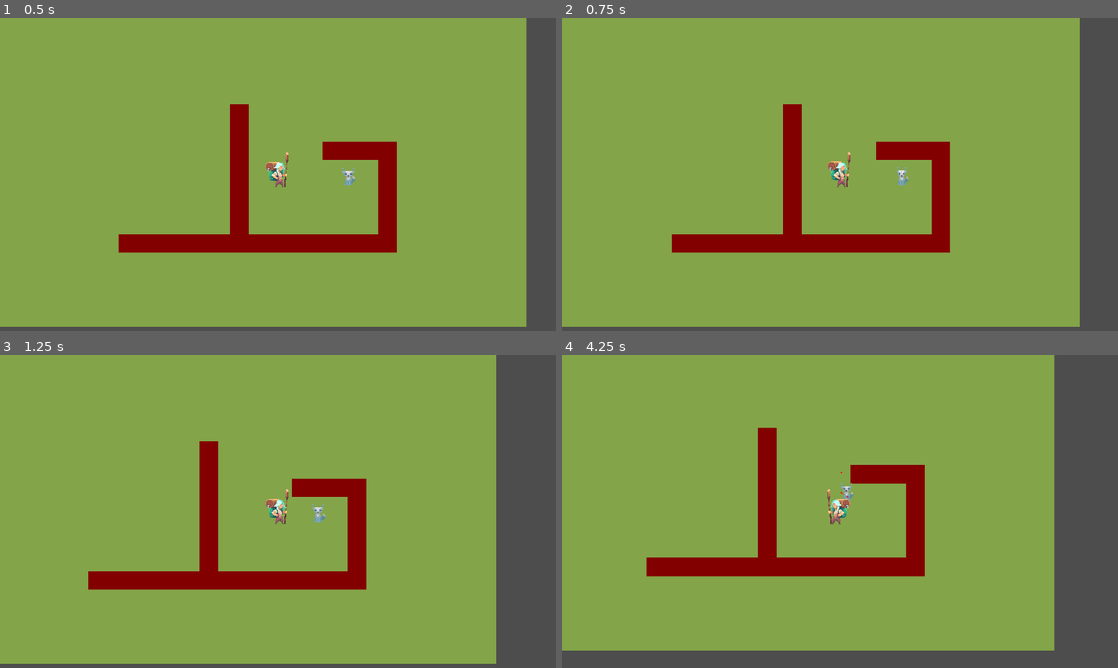
Above: before the commit, frames 1-4 (two rows, left to right).
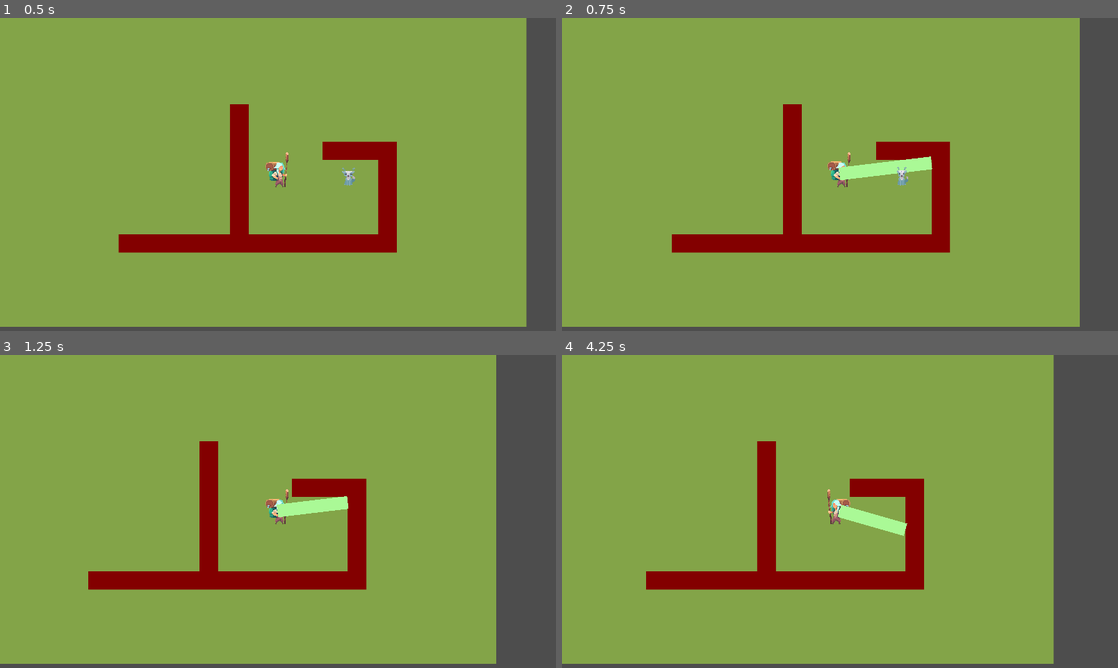
Above: after the commit, the same moments.

Repository: freddder/Pirate_Software_Jam_16
Game: Godot game, scene res://Scenes/map.tscn
Same seed, same stepped clock (60 frames per second), same inputs: the game is played once before the commit and once after it. The engine's default icon, where the game draws it, is replaced by a stand-in: a white triangle on a blue panel in a dark square.
Inputs (mouse positions are in pixels of both pictures, inside the frame that each line leads up to):
- Up to frame 1 (0.5 s): no input
- Up to frame 2 (0.75 s): move the mouse to (962, 158) at 0.52 s; hold Right (ui_right) from 0.53 s (still down); hold Space (ui_select) from 0.53 s (still down)
- Up to frame 3 (1.25 s): keep holding Right (ui_right); keep holding Space (ui_select)
- Up to frame 4 (4.25 s): move the mouse to (728, 527) at 1.27 s; release Right (ui_right) at 1.28 s; release Space (ui_select) at 1.28 s; hold Down (ui_down) 1.28-2.03 s; tap Space (ui_select) at 1.35, 1.52, 1.82, 2.85, 3.02, 3.32 s; move the mouse to (895, 442) at 2.02 s; hold Right (ui_right) 2.03-2.78 s; hold Space (ui_select) 2.03-2.78 s; move the mouse to (812, 574) at 2.77 s; hold Up (ui_up) 2.78-3.53 s; move the mouse to (1006, 558) at 3.52 s; hold Left (ui_left) from 3.53 s (still down); hold Space (ui_select) from 3.53 s (still down)

Frame 1 is identical in both runs. In frame 2, 0.7% of the frame differs, in the area x 49-67%, y 44-52%; in frame 3, 0.6%; in frame 4, 10%, in the area x 0-89%, y 0-99%.

Commit message:
Laser go brrrr
it is assigned to "ui_select" for now

Diff:
--- a/Scenes/base_animal.tscn
+++ b/Scenes/base_animal.tscn
@@ -113,7 +113,9 @@
 position = Vector2(2, 0)
 shape = SubResource("CapsuleShape2D_oiejx")
 
-[node name="Area2D" type="Area2D" parent="."]
+[node name="Area2D" type="Area2D" parent="." groups=["die"]]
+collision_layer = 2
+collision_mask = 2
 
 [node name="hit_area" type="CollisionShape2D" parent="Area2D"]
 position = Vector2(2, 0)
@@ -132,4 +134,4 @@
 [node name="Wander" type="Node" parent="StateMachine"]
 script = ExtResource("5_s07up")
 
-[connection signal="area_shape_entered" from="Area2D" to="." method="_on_area_2d_area_shape_entered"]
+[connection signal="area_entered" from="Area2D" to="." method="_on_area_2d_area_entered"]
--- a/Scenes/golem.tscn
+++ b/Scenes/golem.tscn
@@ -1,7 +1,8 @@
-[gd_scene load_steps=13 format=3 uid="uid://bd74mkhe1hxkk"]
+[gd_scene load_steps=14 format=3 uid="uid://bd74mkhe1hxkk"]
 
 [ext_resource type="Script" path="res://Scripts/golem.gd" id="1_o5vha"]
 [ext_resource type="Texture2D" uid="uid://d4er0u8pt4qae" path="res://Spirites/Golem/NPC Merchant-idle.png" id="2_mlc4t"]
+[ext_resource type="PackedScene" uid="uid://dhvluwrl4rjwm" path="res://Scenes/laser.tscn" id="3_pqdjg"]
 
 [sub_resource type="AtlasTexture" id="AtlasTexture_j6tsg"]
 atlas = ExtResource("2_mlc4t")
@@ -101,3 +102,6 @@
 shape = SubResource("CapsuleShape2D_0octc")
 
 [node name="Camera2D" type="Camera2D" parent="."]
+
+[node name="laser" parent="." instance=ExtResource("3_pqdjg")]
+position = Vector2(-1, -1)
--- a/Scenes/laser.tscn
+++ b/Scenes/laser.tscn
@@ -1,34 +1,29 @@
-[gd_scene load_steps=5 format=3 uid="uid://dhvluwrl4rjwm"]
+[gd_scene load_steps=4 format=3 uid="uid://dhvluwrl4rjwm"]
 
 [ext_resource type="Script" path="res://Scripts/laser.gd" id="1_6b8ny"]
 [ext_resource type="Texture2D" uid="uid://bklgrqi23xfae" path="res://icon.svg" id="2_764yq"]
 
-[sub_resource type="SpriteFrames" id="SpriteFrames_awpa4"]
-animations = [{
-"frames": [{
-"duration": 1.0,
-"texture": ExtResource("2_764yq")
-}],
-"loop": true,
-"name": &"default",
-"speed": 5.0
-}]
+[sub_resource type="SegmentShape2D" id="SegmentShape2D_hfrtc"]
+b = Vector2(45, -0.2)
 
-[sub_resource type="CapsuleShape2D" id="CapsuleShape2D_lthfb"]
-radius = 5.0
-height = 1560.38
-
-[node name="laser" type="Area2D"]
+[node name="laser" type="Node2D"]
 script = ExtResource("1_6b8ny")
 
-[node name="AnimatedSprite2D" type="AnimatedSprite2D" parent="."]
-modulate = Color(0, 0, 0, 1)
-position = Vector2(0, 0.75)
-scale = Vector2(1, 0.0820313)
-sprite_frames = SubResource("SpriteFrames_awpa4")
+[node name="Reference" type="Sprite2D" parent="."]
+visible = false
+texture = ExtResource("2_764yq")
 
-[node name="CollisionShape2D" type="CollisionShape2D" parent="."]
-position = Vector2(0, 0.75)
-rotation = 1.5708
-scale = Vector2(1, 0.0820313)
-shape = SubResource("CapsuleShape2D_lthfb")
+[node name="RayCast2D" type="RayCast2D" parent="."]
+target_position = Vector2(225, -1)
+
+[node name="Line2D" type="Line2D" parent="."]
+points = PackedVector2Array(0, -1, 225, -1)
+default_color = Color(0.665367, 0.973868, 0.586807, 1)
+
+[node name="DamageArea" type="Area2D" parent="Line2D" groups=["die"]]
+collision_layer = 2
+collision_mask = 2
+
+[node name="CollisionShape2D" type="CollisionShape2D" parent="Line2D/DamageArea"]
+scale = Vector2(5, 5)
+shape = SubResource("SegmentShape2D_hfrtc")
--- a/Scripts/base_animal.gd
+++ b/Scripts/base_animal.gd
@@ -4,5 +4,7 @@
 	$AnimatedSprite2D.play("f_idle")
 	move_and_slide()
 
-func _on_area_2d_area_shape_entered(area_rid: RID, area: Area2D, area_shape_index: int, local_shape_index: int) -> void:
-	print("AHHHHH, IT HURTS, PLEASE STOOOOOP!!!!!")
+func _on_area_2d_area_entered(area: Area2D) -> void:
+	if area.is_in_group("die"):
+		print("AHHHHH, IT HURTS, PLEASE STOOOOOP!!!!!")
+		queue_free()
--- a/Scripts/laser.gd
+++ b/Scripts/laser.gd
@@ -1,7 +1,42 @@
-extends Area2D
+extends Node2D
+
+const MAX_RANGE = 1000  # Laser's maximum length
+var base_width = 22
+var widthy = base_width
+var shoot = false
+@onready var collision = $Line2D/DamageArea/CollisionShape2D
 
 func _ready():
-	set_as_top_level(true)
+	$Line2D.width = widthy  # Set initial laser width
+	$Line2D.set_point_position(0, Vector2.ZERO)  # Ensure point 0 is at the origin
 
-func _process(delta):
-	pass
+func _process(_delta):
+	# Get the mouse position relative to the Area2D's global position
+	var mouse_position = get_global_mouse_position() - global_position
+	var max_cast_to = mouse_position.normalized() * MAX_RANGE
+
+	# Update RayCast2D's target position
+	$RayCast2D.target_position = max_cast_to
+
+	# Handle laser drawing
+	if $RayCast2D.is_colliding():
+		var collision_point = $RayCast2D.get_collision_point()
+		$Line2D.set_point_position(1, $Line2D.to_local(collision_point))
+	else:
+		$Line2D.set_point_position(1, max_cast_to)
+
+	# Manage laser visibility and collision
+	if shoot == true:
+		var second_point_position = $Line2D.get_point_position(1)
+		collision.shape.b = second_point_position
+		collision.disabled = false
+		$Line2D.visible = true
+	else:
+		collision.shape.b = Vector2.ZERO
+		collision.disabled = true
+		$Line2D.visible = false
+
+	if Input.is_action_pressed("ui_select"):
+		shoot = true
+	else:
+		shoot = false
--- a/project.godot
+++ b/project.godot
@@ -20,6 +20,10 @@
 window/size/viewport_width=1920
 window/size/viewport_height=1080
 window/stretch/mode="viewport"
+
+[global_group]
+
+die=""
 
 [input]
 
